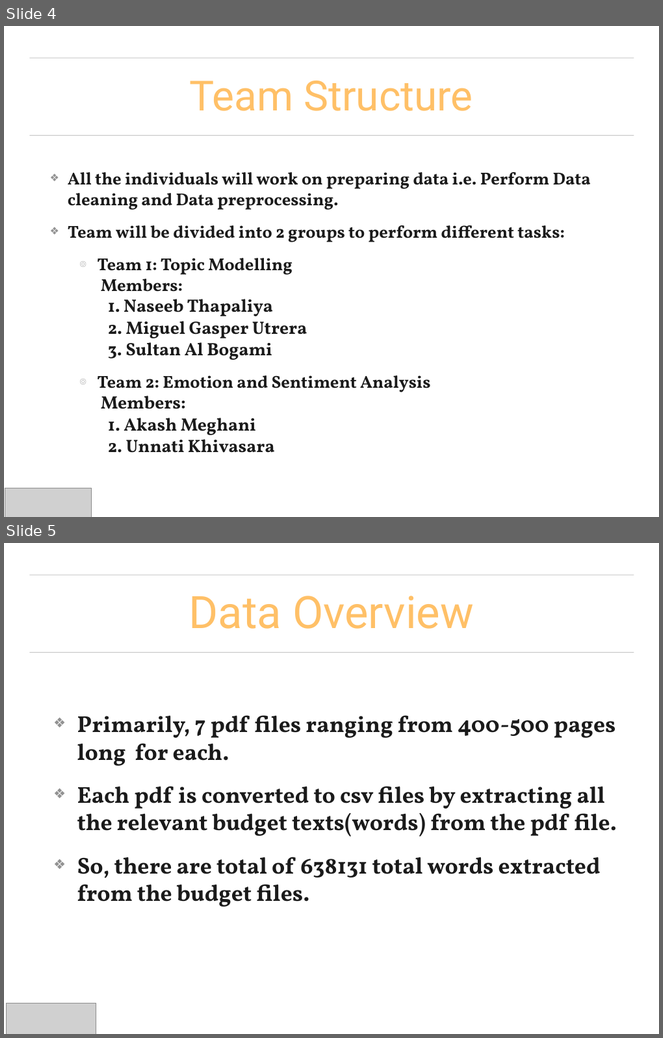
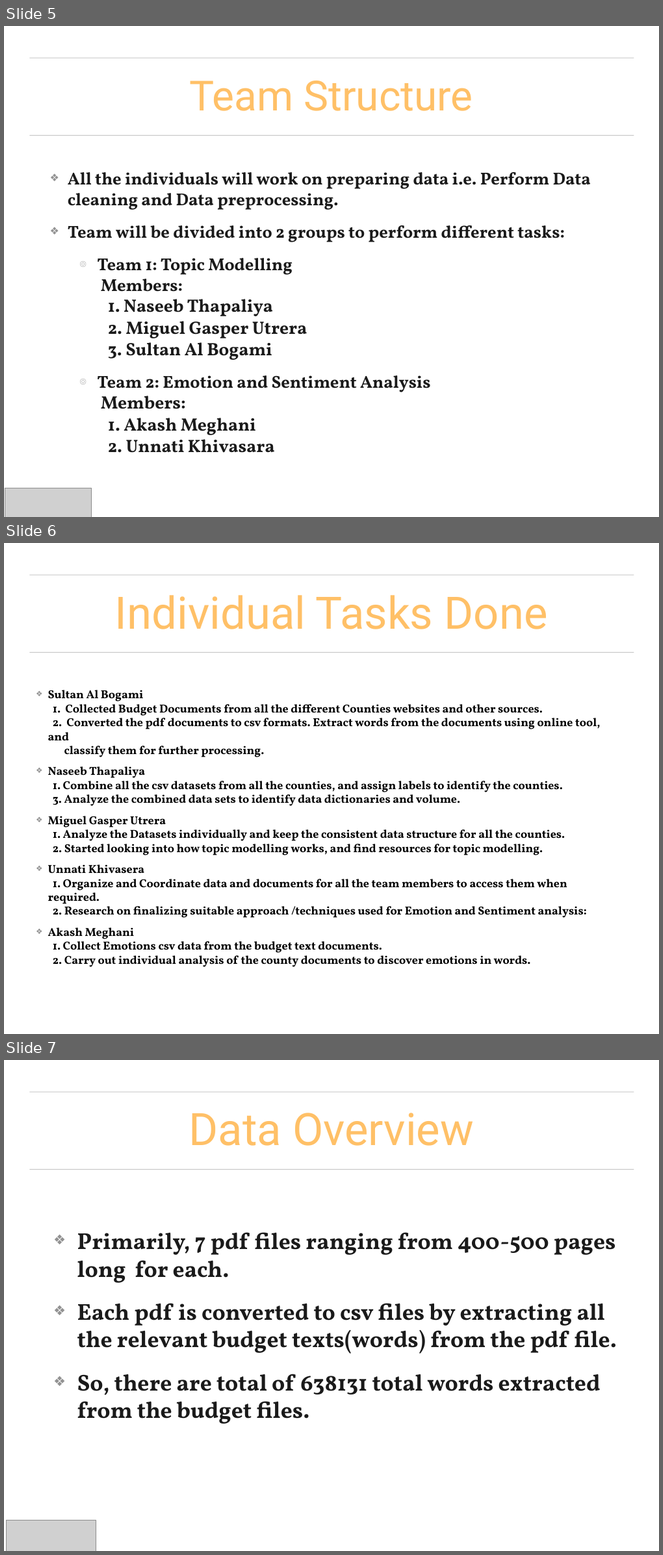
Before and after one commit to UNCG-CSE/Budget_Text_Analysis, a slide deck: doc/Presentations/Budget_Text_ProjectPresentation.pptx. Shown one above the other, each under a label of ours: slides 4 and 5 before the commit, slides 5, 6 and 7 after it. The pictures are 663x1038 and 663x1555 pixels, drawn with LibreOffice and Linux fonts; fonts in the diff are those of the drawing; grey boxes stand for pictures; background and template pictures are left out. Boxes give left, top, right and bottom in pixels: in the first picture for what was removed or moved away, otherwise in the second. Text is boxed around its words. In the diff, an @@ line names an element or a change of style, - is before the commit and + after.

```diff
--- a/doc/Presentations/Budget_Text_ProjectPresentation.pptx
+++ b/doc/Presentations/Budget_Text_ProjectPresentation.pptx
@@ slide 6 added at [4,543,659,1034], background #FFFFFF; not listed: 2 template elements that a slide beside it also shows @@
@@ title added at [115,595,548,629], 70 pt, text #FFC067 @@
+Individual Tasks Done
@@ text added at [48,690,600,967], 18.2 pt, text #000000, bold @@
+❖ Sultan Al Bogami
+  1. Collected Budget Documents from all the different Counties websites and other sources.
+  2. Converted the pdf documents to csv formats. Extract words from the documents using online tool, and
+  classify them for further processing.
+❖ Naseeb Thapaliya
+  1. Combine all the csv datasets from all the counties, and assign labels to identify the counties.
+  3. Analyze the combined data sets to identify data dictionaries and volume.
+❖ Miguel Gasper Utrera
+  1. Analyze the Datasets individually and keep the consistent data structure for all the counties.
+  2. Started looking into how topic modelling works, and find resources for topic modelling.
+❖ Unnati Khivasera
+  1. Organize and Coordinate data and documents for all the team members to access them when required.
+  2. Research on finalizing suitable approach /techniques used for Emotion and Sentiment analysis:
+❖ Akash Meghani
+  1. Collect Emotions csv data from the budget text documents.
+  2. Carry out individual analysis of the county documents to discover emotions in words.
@@ what was slide 4 is now slide 5 @@
@@ what was slide 5 is now slide 7 @@
```
Also in this commit, not shown: 5 slides changed, 3 other slides added.
